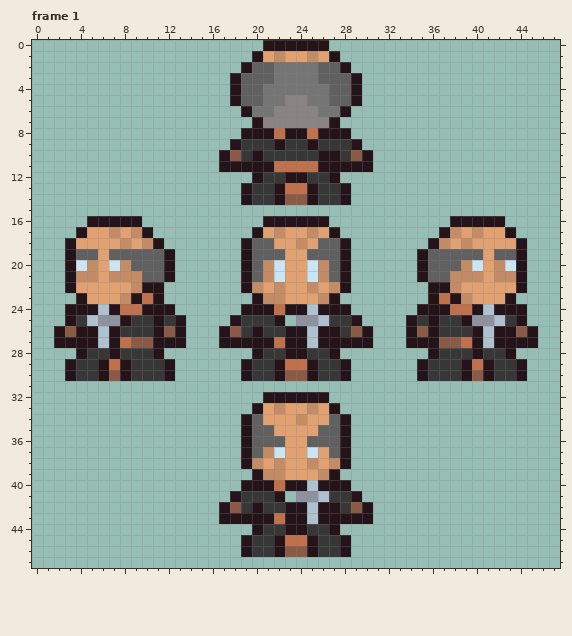
Pixel-art file -- Shooting Wizard/Assets/Sprites/Characters/animacion (intento).aseprite. That is the earlier state.
112x64 pixels, 1 frame. Shown: frame 1. The old version is drawn lined up with the new one, on the new canvas. The commit also changed other frames, which this record leaves out.
After the commit:
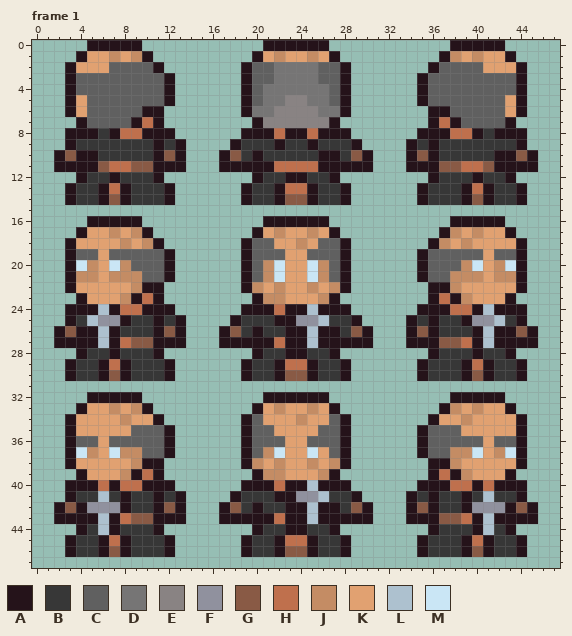
Palette (. is transparent): A #25131a  B #373737  C #606060  D #767575  E #898383  F #90919e  G #895a45  H #bf704d  J #c48c64  K #e1a171  L #adc1cf  M #cae6f5
The exact change:
canvas 112x64 -> 48x48 (the part of the old canvas that was cut away was empty and is not shown)
--- frame 1
@@ x 0..47 @@
- 0 .....................AAAAAA.....................
- 1 ....................AKJKKJKA....................
- 2 ...................ACCDDDDCCA...................
- 3 ..................ACCCDDDDCCCA..................
- 4 ..................ACCDDDDDDCCA..................
- 5 ..................ACCDDEEDDCCA..................
- 6 ...................ADDEEEEDDA...................
- 7 ....................AEEEEEEA....................
- 8 ...................AAAHAAHAAA...................
- 9 ..................ABBBABBABBBA..................
-10 .................AGBABBBBBAABGA.................
-11 .................AAAAAHHHHAAAAA.................
-12 ....................ABBAABBA....................
-13 ...................ABBAHHABBA...................
-14 ...................ABBAGGABBA...................
+ 0 .....AAAAA...........AAAAAA...........AAAAA.....
+ 1 ....AKKJKJA.........AKJKKJKA.........AJKJKKA....
+ 2 ...AKKKCCCCA.......ACCDDDDCCA.......ACCCCKKKA...
+ 3 ...ACCCCCCCCA......ACCDDDDCCA......ACCCCCCCCA...
+ 4 ...ACCCCCCCCA......ACDDDDDDCA......ACCCCCCCCA...
+ 5 ...AKCCCCCCCA......ACDDEEDDCA......ACCCCCCCKA...
+ 6 ...AKCCCCCAA.......ADDEEEEDDA.......AACCCCCKA...
+ 7 ....ACCCCAHA........AEEEEEEA........AHACCCCA....
+ 8 ...AAABAHHAAA......AAAHAAHAAA......AAAHHABAAA...
+ 9 ...ABBBBBBBABA....ABBBABBABBBA....ABABBBBBBBA...
+10 ..AGAABBBBBAGA...AGBABBBBBAABGA...AGABBBBBAAGA..
+11 ..AAAAGHHGGAAA...AAAAAHHHHAAAAA...AAAGGHHGAAAA..
+12 ....ABBABBBA........ABBAABBA........ABBBABBA....
+13 ...ABBAHABBBA......ABBAHHABBA......ABBBAHABBA...
+14 ...ABBAGABBBA......ABBAGGABBA......ABBBAGABBA...
 15 ................................................
@@ x 21..25 @@
 24 AHAAL
-25 BA.FF
+25 BAAFF
 26 BBAAL
@@ x 0..47 @@
 31 ................................................
-32 .....................AAAAAA.....................
-33 ....................AKJKKJKA....................
-34 ...................ACKKKJKKCA...................
-35 ...................ACCKKKKCCA...................
-36 ...................ACCCKKCCCA...................
-37 ...................ACJMKKMKCA...................
-38 ...................AJKJKKJKJA...................
-39 ....................AJJKKKJA....................
-40 ...................AAAHAALAAA...................
-41 ..................ABBBA.FFLBBA..................
-42 .................AGBABBAALAABGA.................
-43 .................AAAAAHAALAAAAA.................
-44 ....................ABBAABBA....................
-45 ...................ABBAHHABBA...................
-46 ...................ABBAGGABBA...................
+32 .....AAAAA...........AAAAAA...........AAAAA.....
+33 ....AKKJKJA.........AKJKKJKA.........AJKJKKA....
+34 ...AKKKKJKKA.......ACKKKJKKCA.......AKKJKKKKA...
+35 ...AKKKKKCCCA......ACCKKKKCCA......ACCCKKKKKA...
+36 ...ACCKCCCCCA......ACCCKKCCCA......ACCCCCKCCA...
+37 ...AMJKMJJCCA......ACJMKKMKCA......ACCJJMKJMA...
+38 ...AKKKKKJAA.......AJKJKKJKJA.......AAJKKKKKA...
+39 ....AKKKJAHA........AJJKKKJA........AHAJKKKA....
+40 ...AAAHAHHAAA......AAAHAALAAA......AAAHHAHAAA...
+41 ...ABBLBABBABA....ABBBAAFFLBBA....ABABBABLBBA...
+42 ..AGAFFFABBAGA...AGBABBAALAABGA...AGABBAFFFAGA..
+43 ..AAAALAHGGAAA...AAAAAHAALAAAAA...AAAGGHALAAAA..
+44 ....ABLABBBA........ABBAABBA........ABBBALBA....
+45 ...ABBAHABBBA......ABBAHHABBA......ABBBAHABBA...
+46 ...ABBAGABBBA......ABBAGGABBA......ABBBAGABBA...
 47 ................................................
